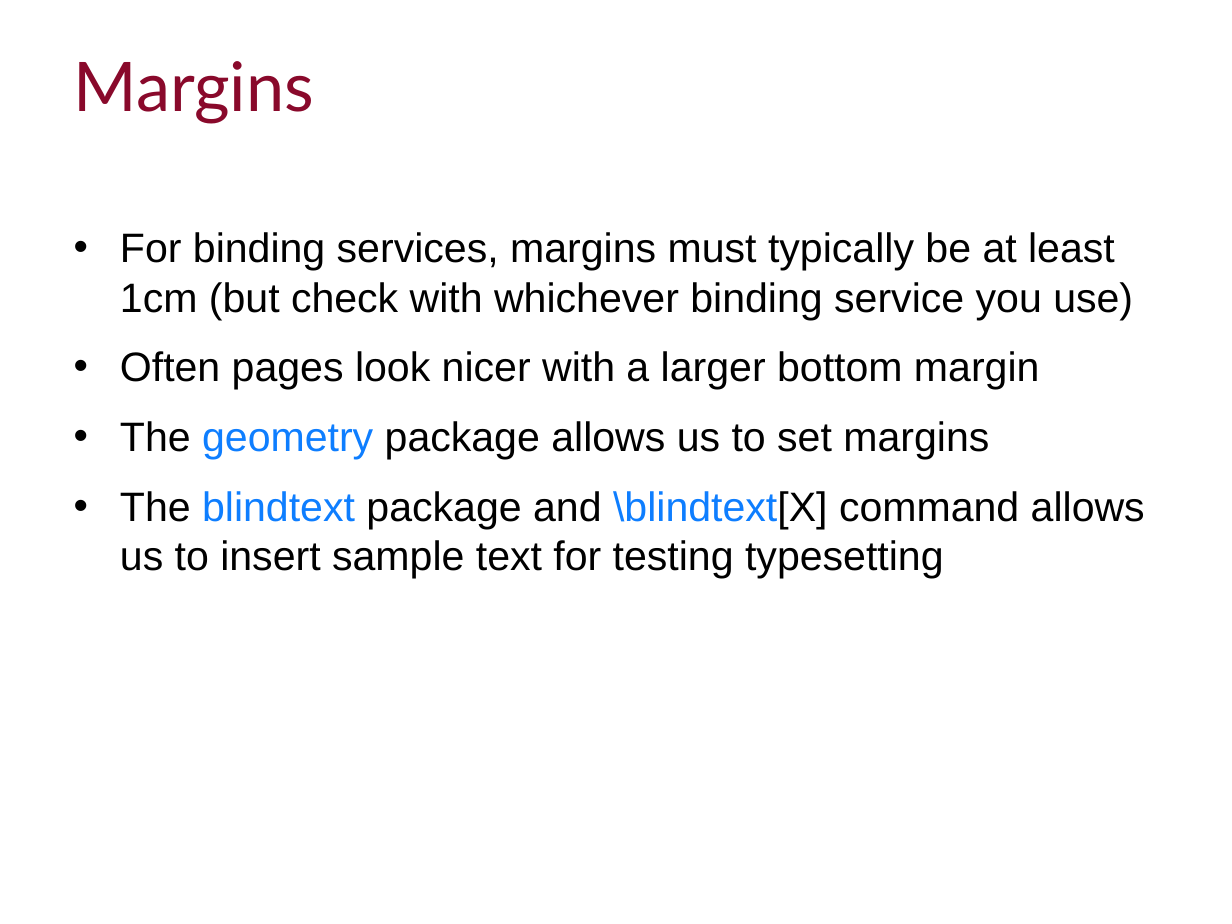
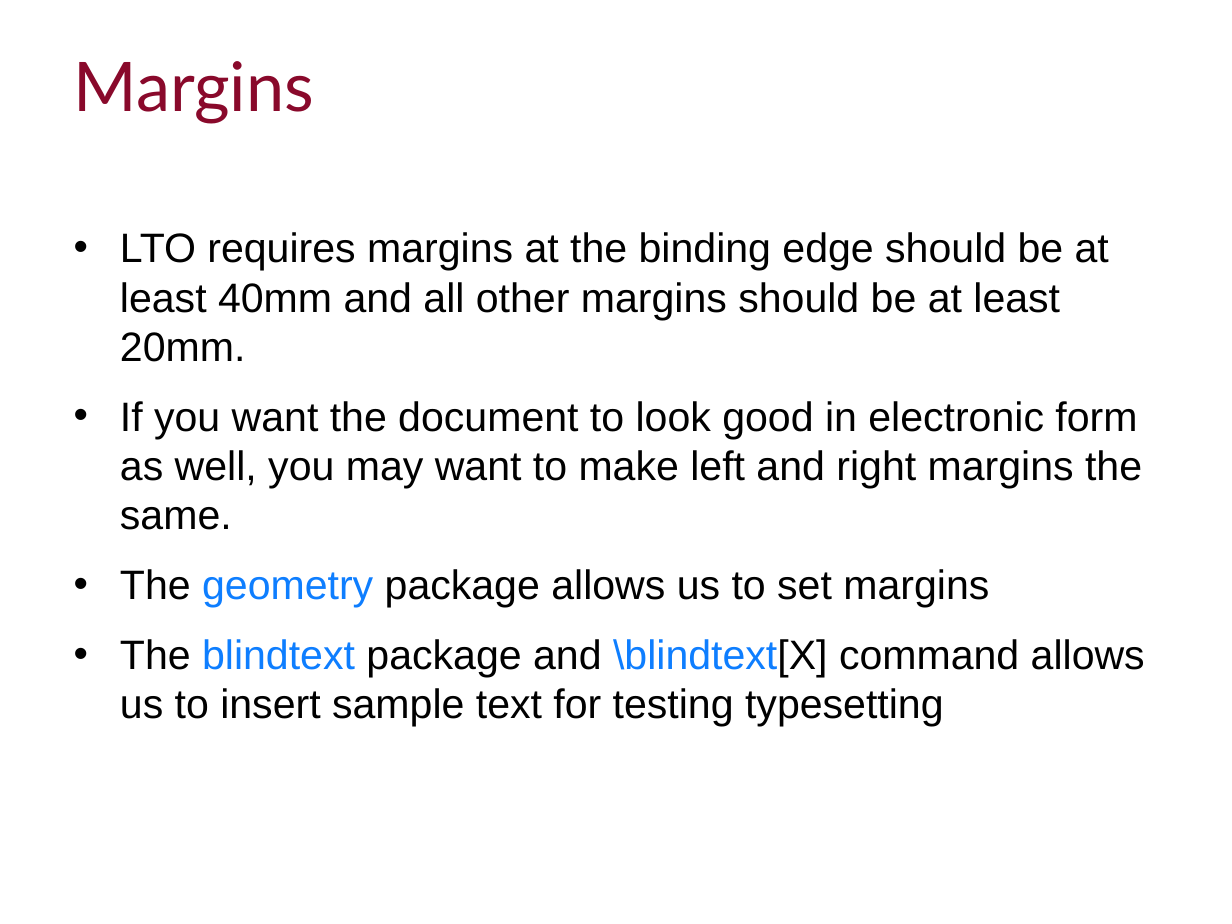
Before and after one commit to ImperialCollegeLondon/RCDS-writing-theses-in-latex, a slide deck: slide 7 of Writing Theses in Latex Slides.pptx. Drawn at 1232x924 pixels with LibreOffice and Linux fonts; fonts in the diff are those of the drawing; background and template pictures are left out. Boxes give left, top, right and bottom in pixels: in the first picture for what was removed or moved away, otherwise in the second. Text is boxed around its words. In the diff, an @@ line names an element or a change of style, - is before the commit and + after.

```diff
--- a/Writing Theses in Latex Slides.pptx
+++ b/Writing Theses in Latex Slides.pptx
@@ text at (120,232,1142,530): text changed @@
-• For binding services, margins must typically be at least 1cm (but check with whichever binding service you use)
-• Often pages look nicer with a larger bottom margin
+• LTO requires margins at the binding edge should be at least 40mm and all other margins should be at least 20mm.
+• If you want the document to look good in electronic form as well, you may want to make left and right margins the same.
```
Also in this commit, not shown: 9 other slides changed, 2 slides added, 1 slide removed.
